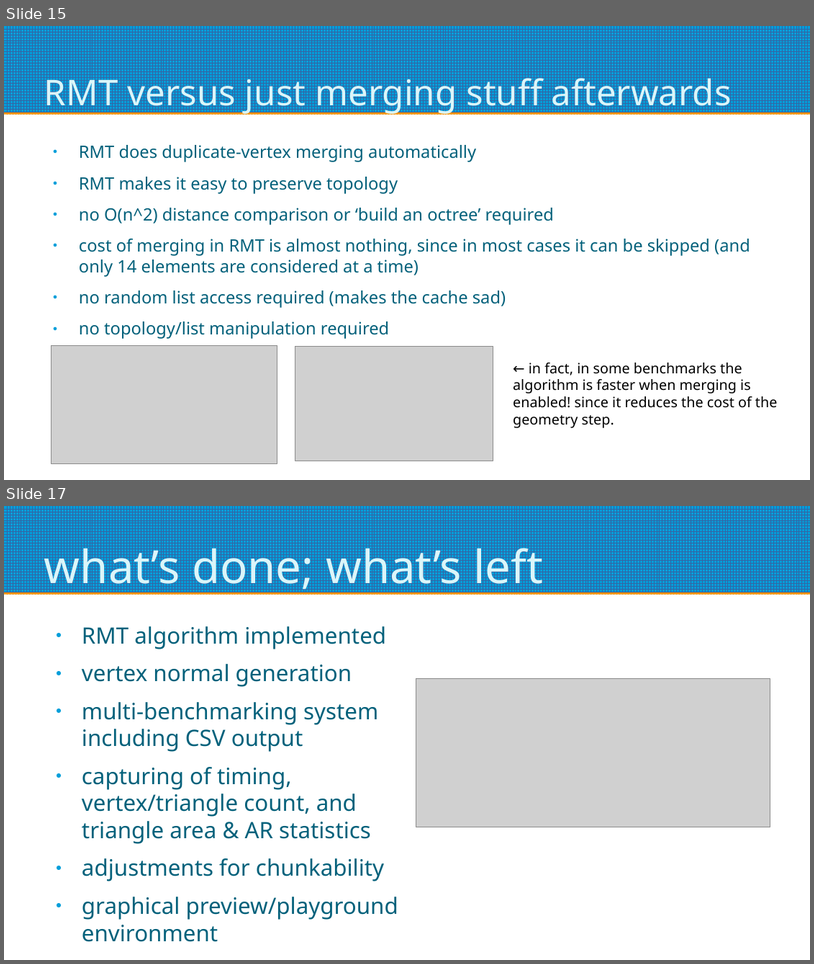
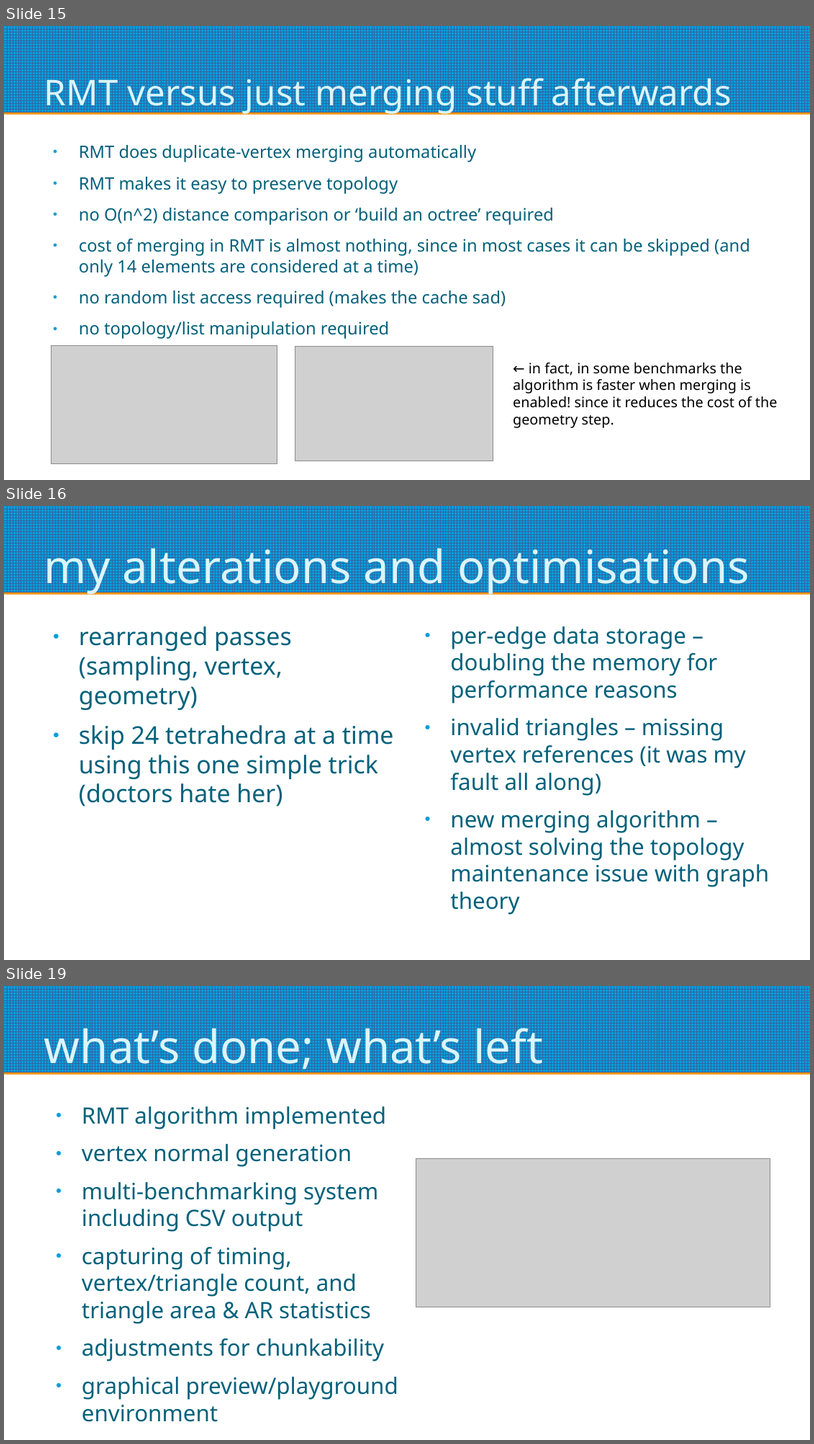
Before and after one commit to oculometric/marching-tetrahedra-fyp, a slide deck: doc/mid project review.odp. Shown one above the other, each under a label of ours: slides 15 and 17 before the commit, slides 15, 16 and 19 after it; the slides between them are not shown. The pictures are 814x964 and 814x1444 pixels, drawn with LibreOffice and Linux fonts; fonts in the diff are those of the drawing; grey boxes stand for pictures. Boxes give left, top, right and bottom in pixels: in the first picture for what was removed or moved away, otherwise in the second. Text is boxed around its words. In the diff, an @@ line names an element or a change of style, - is before the commit and + after.

```diff
--- a/doc/mid project review.odp
+++ b/doc/mid project review.odp
@@ slide 16 added at [4,506,810,960], background #FFFFFF; not listed: 1 template element that a slide beside it also shows @@
@@ title added at [44,540,750,595], 45 pt, text #DBF5F9 @@
+my alterations and optimisations
@@ text added at [79,626,394,806], 24 pt, text #04617B @@
+● rearranged passes (sampling, vertex, geometry)
+● skip 24 tetrahedra at a time using this one simple trick (doctors hate her)
@@ text added at [450,626,769,914], 22.2 pt, text #04617B @@
+● per-edge data storage – doubling the memory for performance reasons
+● invalid triangles – missing vertex references (it was my fault all along)
+● new merging algorithm – almost solving the topology maintenance issue with graph theory
@@ what was slide 17 is now slide 19 @@
```
Also in this commit, not shown: 2 other slides added, 1 slide removed.
